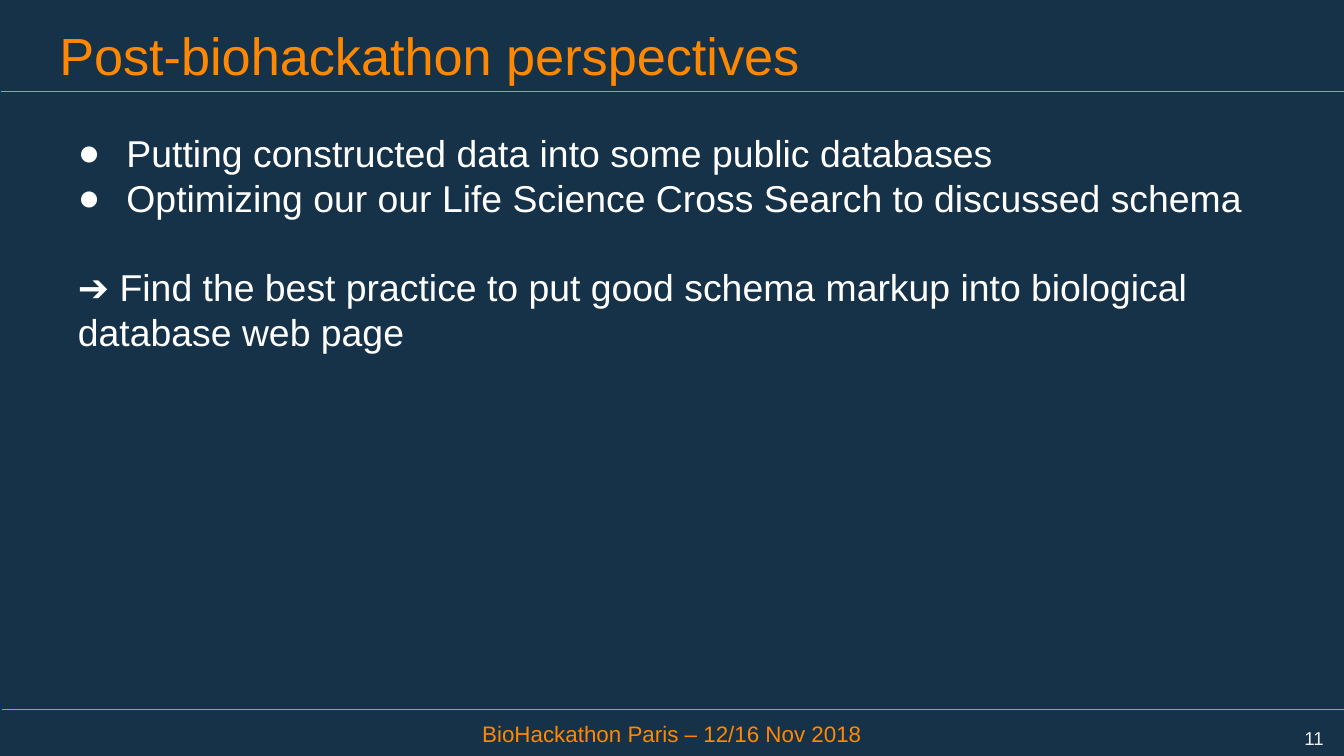
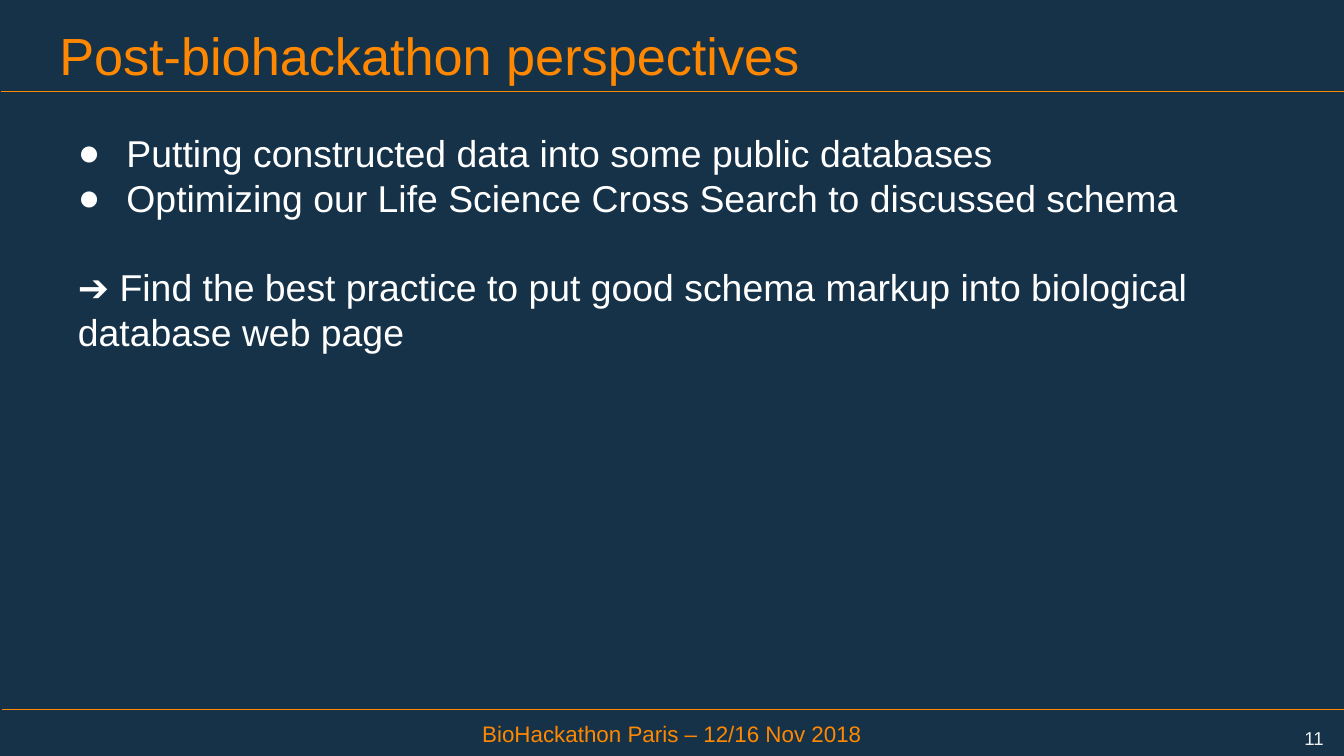
Before and after one commit to elixir-europe/BioHackathon, a slide deck: slide 11 of interoperability/Putting structured data into individual entry pages in biological database/20181112presentation3.pptx. Drawn at 1344x756 pixels with LibreOffice and Linux fonts; fonts in the diff are those of the drawing; background and template pictures are left out. Boxes give left, top, right and bottom in pixels: in the first picture for what was removed or moved away, otherwise in the second. Text is boxed around its words. In the diff, an @@ line names an element or a change of style, - is before the commit and + after.

```diff
--- a/interoperability/Putting structured data into individual entry pages in biological database/20181112presentation3.pptx
+++ b/interoperability/Putting structured data into individual entry pages in biological database/20181112presentation3.pptx
@@ text at box(126, 185, 1177, 219): text changed @@
-● Optimizing our our Life Science Cross Search to discussed schema
+● Optimizing our Life Science Cross Search to discussed schema
```
Also in this commit, not shown: 6 other slides changed.
